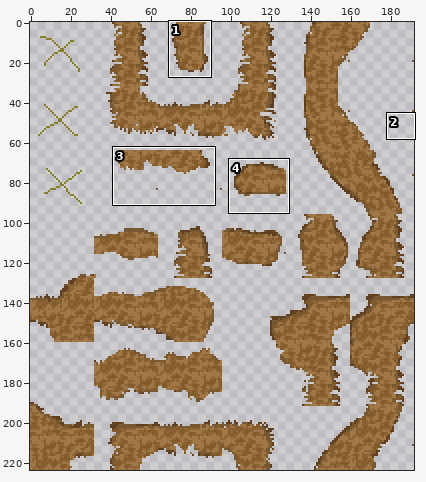
File history of a sprite sheet, data/maps/paths/paths.png. Above, an overview of the earlier version with the close-up marked.
Close-up. Before the commit:
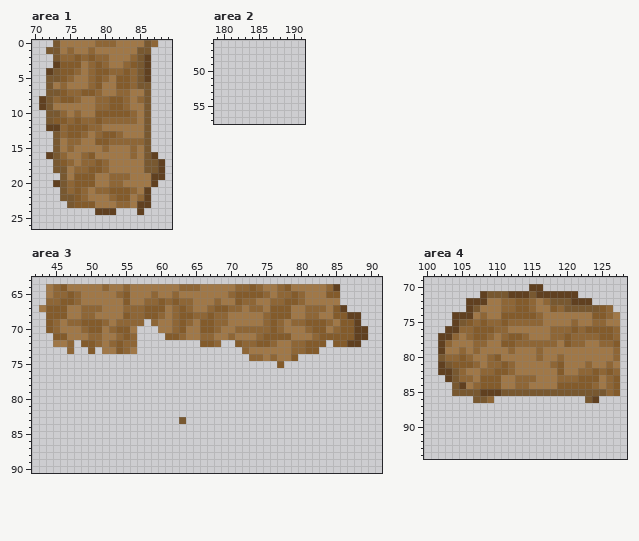
The file is 192x224 pixels. Shown: area 1: x 70..89, y 0..26; area 2: x 179..191, y 46..57; area 3: x 42..91, y 63..90; area 4: x 100..128, y 69..94. The commit also changed other parts of the picture, which this record leaves out.
Now the later version:
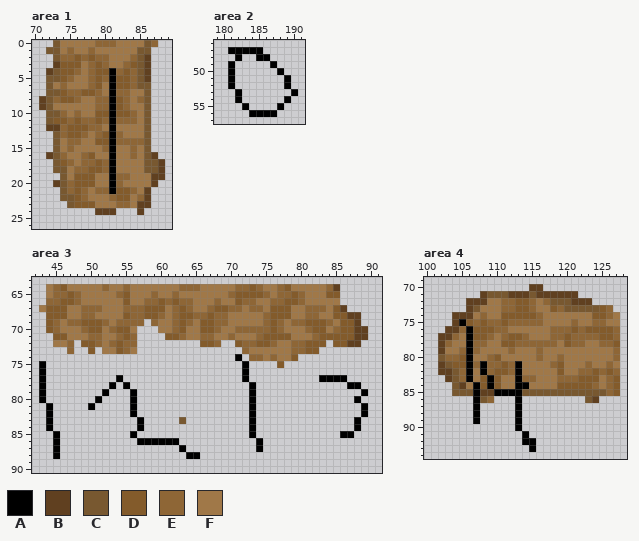
Palette (. is transparent): A #000000  B #604020  C #785830  D #835b2b  E #8e6636  F #a07848
From old to new:
--- area 1
@@ x 79..83 @@
  3 DEFFE
- 4 DDEED
- 5 DEFDD
- 6 DFFDD
- 7 EFFEE
- 8 EEDDE
- 9 EEDDE
-10 DDDDD
-11 DEEEE
-12 EFFFF
-13 EDDEF
-14 DDEEE
-15 FEFFF
-16 FFFFF
-17 DEFFF
-18 DEFFF
-19 FFEEE
-20 FFEEF
-21 EEDDD
+ 4 DDAED
+ 5 DEADD
+ 6 DFADD
+ 7 EFAEE
+ 8 EEADE
+ 9 EEADE
+10 DDADD
+11 DEAEE
+12 EFAFF
+13 EDAEF
+14 DDAEE
+15 FEAFF
+16 FFAFF
+17 DEAFF
+18 DEAFF
+19 FFAEE
+20 FFAEF
+21 EEADD
 22 FFEDD
--- area 2
@@ x 179..191 @@
 46 .............
-47 .............
-48 .............
-49 .............
-50 .............
-51 .............
-52 .............
-53 .............
-54 .............
-55 .............
-56 .............
+47 ..AAAAA......
+48 ...A..AA.....
+49 ..A.....A....
+50 ..A......A...
+51 ..A.......A..
+52 ..A.......A..
+53 ...A.......A.
+54 ...A......A..
+55 ....A....A...
+56 .....AAAA....
 57 .............
--- area 3
@@ x 42..91 @@
 73 .....E..D.FFDEF...............EFFFFFFEEDD.........
-74 ...............................EEFEFFD............
-75 ...................................D..............
-76 ..................................................
-77 ..................................................
-78 ..................................................
-79 ..................................................
-80 ..................................................
-81 ..................................................
-82 ..................................................
-83 .....................C............................
-84 ..................................................
-85 ..................................................
-86 ..................................................
-87 ..................................................
-88 ..................................................
+74 .............................A.EEFEFFD............
+75 .A............................A....D..............
+76 .A............................A...................
+77 .A..........A.................A..........AAAA.....
+78 .A.........A.A.................A.............AA...
+79 .A........A...A................A...............A..
+80 .A.......A....A................A..............A...
+81 ..A.....A.....A................A...............A..
+82 ..A...........A................A...............A..
+83 ..A............A.....C.........A..............A...
+84 ..A............A...............A..............A...
+85 ...A..........A................A............AA....
+86 ...A...........AAAAAA...........A.................
+87 ...A.................A..........A.................
+88 ...A..................AA..........................
 89 ..................................................
--- area 4
@@ x 103..117 @@
 74 .BBBFEFFDDDDDEF
-75 .BCDEDEEDEEEEEF
-76 BBEEDDDEEFFFFFF
-77 BEFEDDEFEDDEFFF
-78 EFFFEEFFDDEEEEE
-79 FFEFEFFFFEFFFEF
-80 EEDEFFEDFFFFFEF
-81 CDDDEFEEDEFFFFF
-82 BCEFFEEDDEFFFFF
-83 BCEEFDDDFFEEEFF
-84 .CBFEDDDFFEEFFF
-85 .CCCCBBBCCCCCCC
-86 ....CCE........
-87 ...............
-88 ...............
-89 ...............
-90 ...............
-91 ...............
-92 ...............
-93 ...............
+75 .BADEDEEDEEEEEF
+76 BBEADDDEEFFFFFF
+77 BEFADDEFEDDEFFF
+78 EFFAEEFFDDEEEEE
+79 FFEAEFFFFEFFFEF
+80 EEDAFFEDFFFFFEF
+81 CDDAEAEEDEAFFFF
+82 BCEAFAEDDEAFFFF
+83 BCEAFDADFFAEEFF
+84 .CBFADADFFAAFFF
+85 .CCCABBAAAACCCC
+86 ....ACE...A....
+87 ....A.....A....
+88 ....A.....A....
+89 ....A.....A....
+90 ..........A....
+91 ...........A...
+92 ...........AA..
+93 ............A..
 94 ...............
Boxes around the changes in both close-ups, in picture pixels (x1, y1, x2, y2):
changed: (109, 68, 116, 194)
added: (228, 47, 298, 117)
added: (235, 354, 263, 452)
added: (39, 361, 200, 459)
added: (319, 375, 368, 438)
changed: (459, 319, 536, 452)
